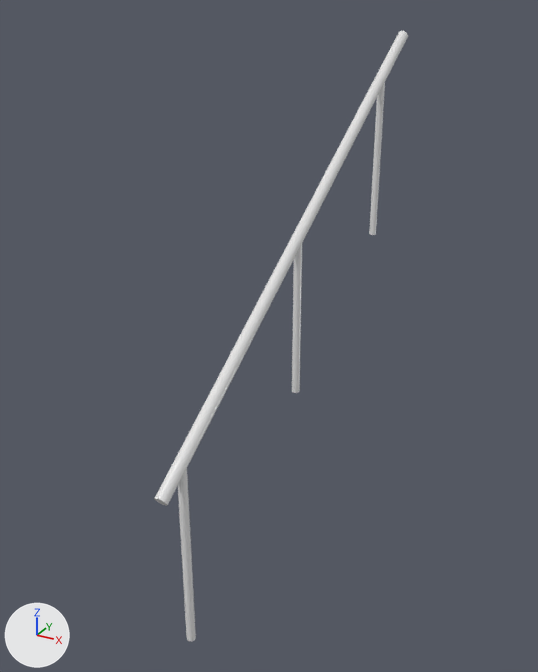
Renders of the FBX model PracaRooseveltMod/Assets/Models/PracaRoosevelt/SimpleRailingShort.fbx from each side of a commit.
Before and after are seen from a camera (50 mm lens) standing at (3.5, 6.36, 2.64) and looking at (1.84, 9.38, 1.13). Every picture has the same lights, and +X, +Y and +Z are marked at lower left. Where no turn or scale is listed for an object, it has been applied to the vertices.

Objects in the first picture: 'SimpleRailingShort'.
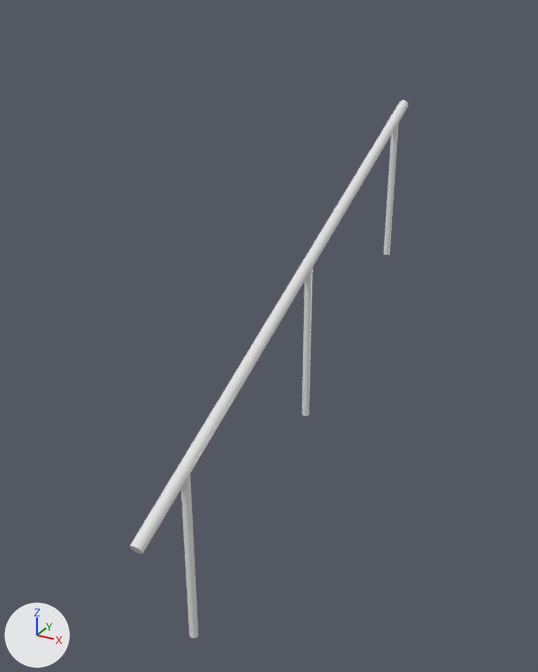
Location of each change, (x1, y1, x2, y2) in pixels of the pictures (538 x 672 px; the box of a moved part takes in the faces that stretch with it):
'SimpleRailingShort', reshaped (9% wider, 12% shorter): before (154, 31, 408, 642); after (130, 100, 408, 638)
part 1 of me_simplerailingshort, moved or reshaped: before (178, 469, 196, 642); after (181, 474, 198, 638)
part 2 of me_simplerailingshort, moved or reshaped: before (369, 83, 385, 235); after (383, 123, 399, 255)
part 3 of me_simplerailingshort, moved or reshaped: before (292, 244, 302, 393); after (302, 268, 313, 416)
part 4 of me_simplerailingshort, moved or reshaped: before (154, 31, 408, 506); after (130, 100, 408, 554)

Diff of the bpy script that builds the scene:
```diff
--- a/PracaRooseveltMod/Assets/Models/PracaRoosevelt/SimpleRailingShort.fbx.py
+++ b/PracaRooseveltMod/Assets/Models/PracaRoosevelt/SimpleRailingShort.fbx.py
@@ me_simplerailingshort @@
 me_simplerailingshort.from_pydata(...)  # 80 vertices, 48 faces; spans x -0.03..0.03, y -0.17..2.35, z 0.0..2.52
 # used by ob_simplerailingshort; location = (1.95, 8.45, 0.0)
+# me_simplerailingshort part 1: the loose piece of 16 vertices spanning x -0.02..0.02, y -0.02..0.02, z 0.0..0.95 is scaled about its middle by (1, 1, 0.947), then moved by (0.0, 0.02, -0.02)
+# me_simplerailingshort part 2: the loose piece of 16 vertices spanning x -0.02..0.02, y 2.01..2.05, z 1.4..2.3 is scaled about its middle by (1, 1, 0.944), then moved by (0.0, 0.27, -0.22)
+# me_simplerailingshort part 3: the loose piece of 16 vertices spanning x -0.02..0.02, y 1.01..1.05, z 0.8..1.63 is scaled about its middle by (1, 1, 1.05), then moved by (0.0, 0.12, -0.18)
+# me_simplerailingshort part 4: the loose piece of 32 vertices spanning x -0.03..0.03, y -0.17..2.35, z 0.82..2.52 is turned -7.1 degrees about the x axis through its middle and scaled by 1.03, then moved by (0.0, -0.04, -0.25)
 me_simplerailingshort.materials.append(mat_metal)
```
